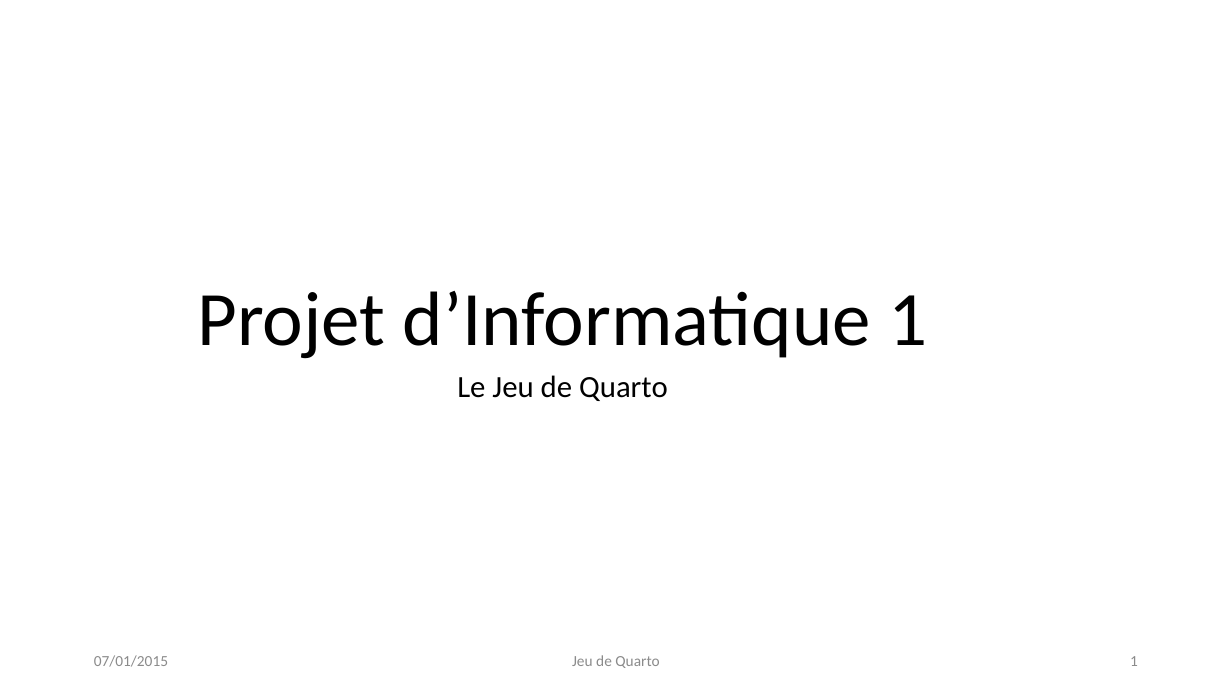
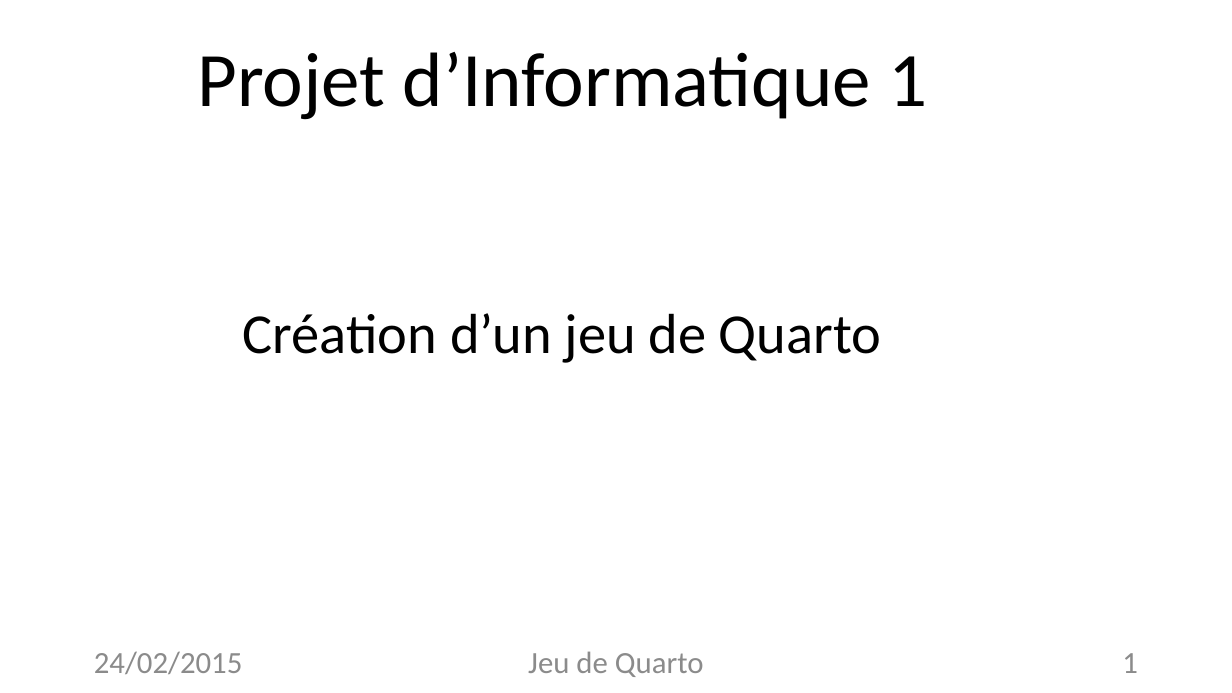
Before and after one commit to Quarto-Projet/Quarto, a slide deck: slide 1 of Diapo-&-co/150224 P4 Info 1.pptx. Drawn at 1232x693 pixels with LibreOffice and Linux fonts; fonts in the diff are those of the drawing. Boxes give left, top, right and bottom in pixels: in the first picture for what was removed or moved away, otherwise in the second. Text is boxed around its words. In the diff, an @@ line names an element or a change of style, - is before the commit and + after.

```diff
--- a/Diapo-&-co/150224 P4 Info 1.pptx
+++ b/Diapo-&-co/150224 P4 Info 1.pptx
@@ title "Projet d’Informatique 1": place and size @@
-title "Projet d’Informatique 1" at (198, 291, 927, 359)
+title "Projet d’Informatique 1" at (198, 52, 927, 120)
@@ subtitle at (243, 313, 881, 363): text changed; size 24 to 44 pt @@
-Le Jeu de Quarto
+Création d’un jeu de Quarto
@@ text at (94, 651, 243, 674): text changed; size 12 to 24 pt @@
-07/01/2015
+24/02/2015
@@ text "Jeu de Quarto" at (528, 651, 704, 677): size 12 to 24 pt @@
@@ page number at (1122, 653, 1138, 673): size 12 to 24 pt @@
```
Also in this commit, not shown: 13 other slides changed, 1 slide added.
